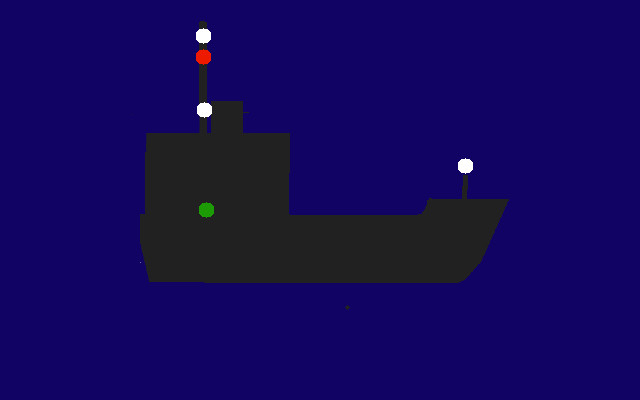
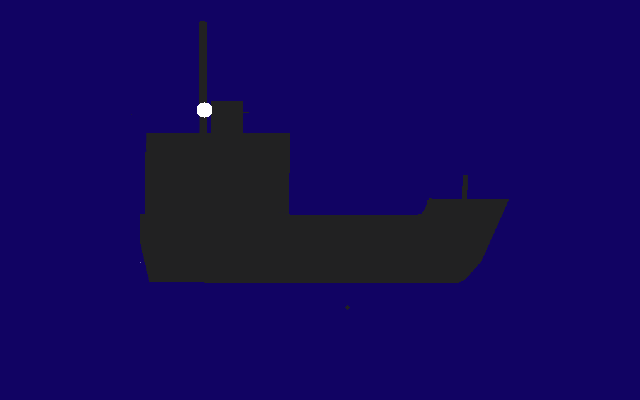
Before/after of a 640px x 400px layered artwork. What changed in the layer stack:
hid "pilot" over [196, 28, 211, 65]
hid "power-50m" over [458, 158, 473, 174]
hid "running" over [199, 202, 214, 218]
